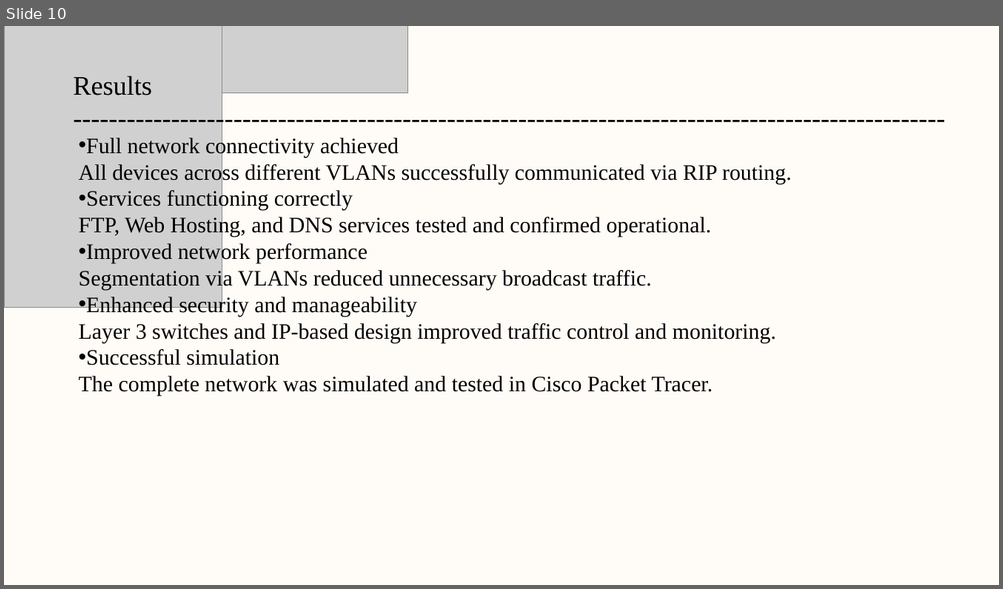
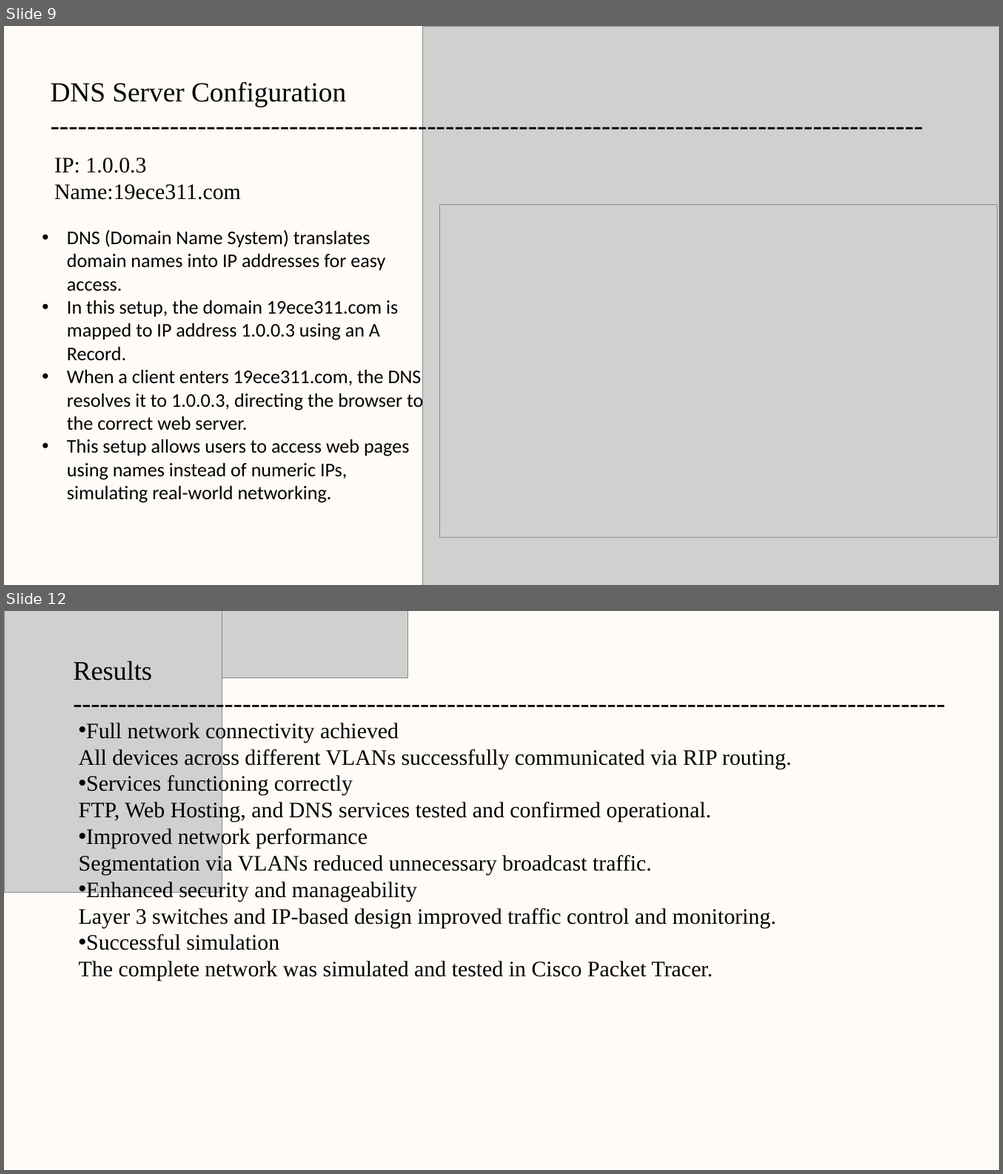
Before and after one commit to Adwaith2203/CN-College-Network, a slide deck: Presentation.pptx. Shown one above the other, each under a label of ours: slide 10 before the commit, slides 9 and 12 after it; the slides between them are not shown. The pictures are 1003x589 and 1003x1174 pixels, drawn with LibreOffice and Linux fonts; fonts in the diff are those of the drawing; grey boxes stand for pictures; background and template pictures are left out. Boxes give left, top, right and bottom in pixels: in the first picture for what was removed or moved away, otherwise in the second. Text is boxed around its words. In the diff, an @@ line names an element or a change of style, - is before the commit and + after.

```diff
--- a/Presentation.pptx
+++ b/Presentation.pptx
@@ slide 9 added at (x1=4, y1=26, x2=999, y2=585), background #FFFFFF; not listed: 1 template element that a slide beside it also shows @@
@@ picture added at (x1=422, y1=26, x2=999, y2=585) @@
@@ title added at (x1=51, y1=82, x2=346, y2=107), 40 pt, text #000000 @@
+DNS Server Configuration
+-----------------------------------------------------------------------------------------------
@@ text added at (x1=54, y1=158, x2=241, y2=200), 32 pt, text #000000 @@
+IP: 1.0.0.3
+Name:19ece311.com
@@ picture added at (x1=439, y1=205, x2=996, y2=537) @@
@@ text added at (x1=67, y1=230, x2=423, y2=503), 28 pt, text #000000 @@
+• DNS (Domain Name System) translates domain names into IP addresses for easy access.
+• In this setup, the domain 19ece311.com is mapped to IP address 1.0.0.3 using an A Record.
+• When a client enters 19ece311.com, the DNS resolves it to 1.0.0.3, directing the browser to the correct web server.
+• This setup allows users to access web pages using names instead of numeric IPs, simulating real-world networking.
@@ what was slide 10 is now slide 12 @@
```
Also in this commit, not shown: 2 other slides added, 1 slide removed.
